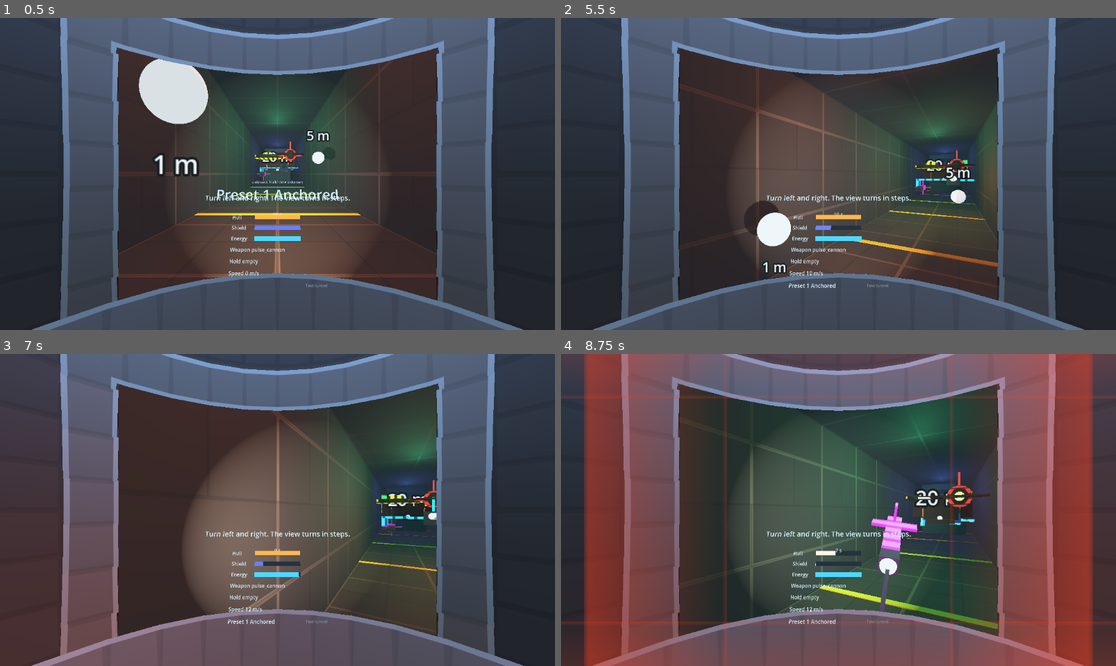
Above: before the commit, frames 1-4 (two rows, left to right).
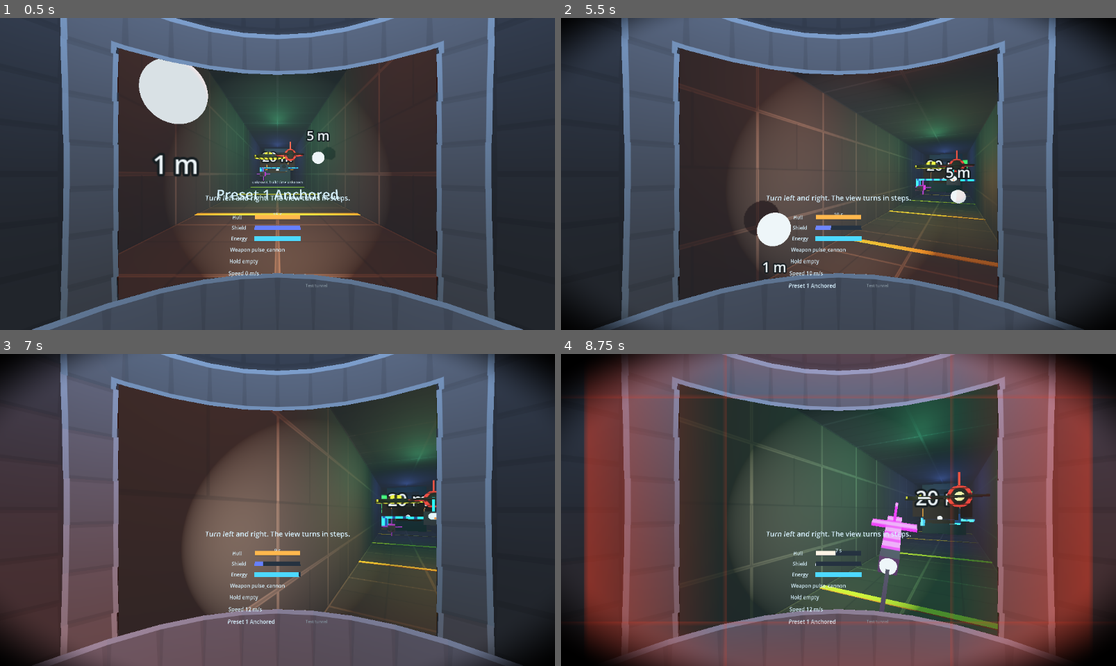
Above: after the commit, the same moments.

Repository: noless-zz/meltdown
Game: Godot game, scene res://main.tscn
Same seed, same stepped clock (60 frames per second), same inputs: the game is played once before the commit and once after it.
Inputs (mouse positions are in pixels of both pictures, inside the frame that each line leads up to):
- Up to frame 1 (0.5 s): no input
- Up to frame 2 (5.5 s): tap Enter at 0.5, 0.6 s; move the mouse to (960, 158) at 0.52 s; hold D 0.53-1.25 s; click (960, 158) at 0.67 s; tap Space at 0.77, 1.25, 3.77 s; drag from (727, 189) to (810, 236) at 1.27 s; move the mouse to (894, 105) at 2.02 s; hold D 2.03-2.75 s; tap R at 2.1 s; drag from (810, 236) to (672, 127) at 2.77 s; move the mouse to (1005, 220) at 3.52 s; hold Left 3.53-4.25 s; tap Shift at 3.6 s; drag from (672, 127) to (755, 96) at 4.27 s; move the mouse to (866, 174) at 5.02 s; hold S from 5.03 s (still down); tap Tab at 5.1 s; click (866, 174) at 5.17 s
- Up to frame 3 (7 s): release S at 5.75 s; drag from (194, 432) to (166, 525) at 5.77 s; move the mouse to (399, 494) at 6.52 s; hold W from 6.53 s (still down); tap G at 6.6 s; tap Space at 6.77 s
- Up to frame 4 (8.75 s): release W at 7.25 s; drag from (727, 525) to (810, 572) at 7.27 s; move the mouse to (894, 441) at 8.02 s; hold S from 8.03 s (still down); tap Enter at 8.1 s

Frame 1 is identical in both runs. In frame 2, 3.0% of the frame differs, in the area x 0-100%, y 0-100%; in frame 3, 4.2%; in frame 4, 11%.

Commit message:
Wire the comfort vignette into the game (#931)
ComfortVignette.strength and the Vignette node existed but nothing called
them, so every G1 session flew without a vignette. The owner wants to test
it in the headset (#850).

VignetteWiring reads the preset and the shown motion each frame, counts a
snapped tick as no rotation (a snap is shown at once, not as a turn), and
eases the strength with a time constant from vignette_feel.json so it never
jumps to full in one frame. It only copies numbers from the session and
writes nothing but the vignette's strength (ARC-3, CMF-6).

Co-Authored-By: Claude Opus 5.5 <noreply@anthropic.com>
Claude-Session: https://claude.ai/code/session_01Hhhk41dmTEq8UJtjXWUF2f

Diff:
--- a/game/main.gd
+++ b/game/main.gd
@@ -20,8 +20,7 @@
 var keyboard: KeyboardSampler = KeyboardSampler.new()
 var controllers: ControllerSampler = null  # Built from the rig's hands in `_ready`.
 var scheme: ControlSchemeSwitch = ControlSchemeSwitch.from_launch()  # --controls=gripped (#739).
-## The comfort preset, its filter and switch, and the one-tick bookkeeping.
-## It only changes the input this player sends, never ship state (CMF-6, ARC-3).
+## Comfort preset, filter, switch and one-tick bookkeeping: input only, never ship state (CMF-6, ARC-3).
 var comfort: ComfortWiring = ComfortWiring.new(input_source, mapping)
 
 var _session_begun: bool = false
@@ -37,8 +36,7 @@
 var status_panel: StatusPanel = null  # Under the rig, added by `attach_status_panel` (#146).
 var build_info: BuildInfo = BuildInfo.load_from(BuildInfo.DEFAULT_PATH)  # On the panel; unknown in an editor.
 var boost_haptics: BoostHaptics = BoostHaptics.new()  # Logs the afterburner, pulses the hand (#170).
-## The bolts, robots, shield and hull, shown from session copies (#189, #228, MP-2).
-var combat: CombatWiring = CombatWiring.new()
+var combat: CombatWiring = CombatWiring.new()  # Bolts, robots, shield, hull from session copies (#189, #228, MP-2).
 var map: MapWiring = MapWiring.new()  # Hologram map in the hand, filled in as the ship explores (#339).
 var meltdown: MeltdownWiring = MeltdownWiring.new()  # Reactor, countdown and outcome row (#359, RUN-2).
 ## When the slot label says to fly through a part to pick it up (#606, #600).
@@ -51,6 +49,7 @@
 var level_start: LevelStart = LevelStart.new()
 var flight_test: FlightTestWiring = FlightTestWiring.new()  # First-launch flight test, CMF-4 (#715).
 var break_prompt: BreakPromptWiring = BreakPromptWiring.new()  # Take-a-break prompt, CMF-10 (#716).
+var vignette: VignetteWiring = VignetteWiring.new()  # Comfort vignette from the shown motion, CMF-1 (#931).
 var dev_menu: DevMenuWiring = DevMenuWiring.new(scheme, mapping, comfort, break_prompt, refresh_rate, foveation)  # #763, #852, #871.
 
 
@@ -167,6 +166,7 @@
 		fade_overlay.set_alpha(maxf(maxf(reset_hold.alpha, destroyed.fade_alpha()), dev_menu.alpha))
 	boost_haptics.update(session.current_ship().afterburner_active, mapping, _xr_running)  # #146, #170.
 	place_rig()
+	vignette.update(comfort, session, delta_seconds, get_node_or_null("XRRig"))  # View only (ARC-3).
 	flight_test.update(delta_seconds, session.paused)
 	break_prompt.update(delta_seconds, BreakPromptWiring.is_flying(session, flight_test, destroyed), _xr_running)
 	combat.update(session, get_node_or_null("XRRig/Camera") as Node3D, status_panel, delta_seconds)
--- /dev/null
+++ b/game/tests/test_vignette_wiring.gd
@@ -0,0 +1,207 @@
+extends RefCounted
+
+## The comfort vignette wired into the game (CMF-1, CMF-2, CMF-3, #931): its
+## strength follows the active preset's row from the motion as shown, a snap
+## adds nothing, it eases with the time constant in `vignette_feel.json`,
+## preset 4 never shows it, and it writes nothing but the vignette (ARC-3).
+
+const FRAME: float = 1.0 / 90.0
+const SNAP_DEG: float = 30.0
+
+
+static func _main(preset_number: int) -> Node:
+	var main: Node = (load("res://main.tscn") as PackedScene).instantiate()
+	main.call("set_comfort_preset", preset_number)
+	return main
+
+
+static func _values(right_stick: Vector2 = Vector2.ZERO, left_stick: Vector2 = Vector2.ZERO) -> Dictionary:
+	var values: Dictionary = ControllerSampler.idle_values()
+	values["right_stick"] = right_stick
+	values["left_stick"] = left_stick
+	return values
+
+
+static func _frame(main: Node, values: Dictionary, delta: float = FRAME) -> void:
+	main.call("apply_controls", values)
+	main.call("advance_frame", delta)
+
+
+static func _node(main: Node) -> Vignette:
+	return main.get_node("XRRig/Camera/Vignette") as Vignette
+
+
+static func _ship(degrees_yaw: float, speed: float) -> ShipState:
+	var ship: ShipState = ShipState.new()
+	ship.orientation = Basis(Vector3.UP, deg_to_rad(degrees_yaw))
+	ship.velocity = Vector3(0.0, 0.0, -speed)
+	return ship
+
+
+func test_the_shipped_feel_file_loads_with_0_15_seconds() -> String:
+	var feel: VignetteFeel = VignetteFeel.load_file()
+	if feel.error != "":
+		return feel.error
+	if not is_equal_approx(feel.smooth_seconds, 0.15):
+		return "smooth_seconds is %s" % feel.smooth_seconds
+	return ""
+
+
+func test_a_bad_feel_file_is_rejected_by_name() -> String:
+	var cases: Dictionary[String, String] = {
+		"{\"smooth_seconds\": 0}": "smooth_seconds",
+		"{\"smooth_seconds\": true}": "smooth_seconds",
+		"{}": "smooth_seconds",
+		"{\"smooth_seconds\": 0.15, \"fade\": 1}": "fade",
+		"[1]": "object",
+	}
+	for text: String in cases:
+		var feel: VignetteFeel = VignetteFeel.parse_json(text)
+		if feel.error == "" or not feel.error.contains(cases[text]):
+			return "%s gave '%s'" % [text, feel.error]
+	if VignetteWiring.load_feel("res://no_such_vignette_feel.json").smooth_seconds != 0.15:
+		return "a missing file did not fall back to the defaults"
+	return ""
+
+
+func test_a_snap_tick_adds_nothing_while_hovering() -> String:
+	var wiring: VignetteWiring = VignetteWiring.new()
+	var preset: ComfortPreset = ComfortPresetFiles.load_number(1)
+	for i: int in 10:
+		wiring.advance(preset, _ship(0.0, 0.0), _ship(SNAP_DEG, 0.0), 0.5, true, false, FRAME)
+	if wiring.shown != 0.0 or wiring.target != 0.0:
+		return "a 30 degree snap gave target %s, shown %s" % [wiring.target, wiring.shown]
+	# The same turn flown smoothly in one tick is a fast rotation and does count.
+	wiring.advance(preset, _ship(0.0, 0.0), _ship(SNAP_DEG, 0.0), 0.5, false, false, FRAME)
+	if wiring.target <= 0.0:
+		return "an unsnapped 30 degree tick gave no target"
+	return ""
+
+
+func test_preset_one_snap_yaw_in_the_game_never_darkens_the_view() -> String:
+	var main: Node = _main(1)
+	var session: LocalSession = main.get("session")
+	var start: Basis = session.current_ship().orientation
+	var snapped: bool = false
+	for i: int in 30:
+		_frame(main, _values(Vector2(1.0, 0.0) if i < 6 else Vector2.ZERO))
+		snapped = snapped or (main.get("comfort") as ComfortWiring).latest_tick_snapped
+		var shown: float = (main.get("vignette") as VignetteWiring).shown
+		if shown != 0.0 or _node(main).get_strength() != 0.0 or _node(main).visible:
+			main.free()
+			return "frame %d: the vignette showed %s on a preset 1 snap" % [i, shown]
+	var turned: float = rad_to_deg(start.get_rotation_quaternion().angle_to(
+		session.current_ship().orientation.get_rotation_quaternion()))
+	main.free()
+	if not snapped or not is_equal_approx(snappedf(turned, 0.5), SNAP_DEG):
+		return "no 30 degree snap flew (snapped %s, turned %s)" % [snapped, turned]
+	return ""
+
+
+func test_flying_forward_on_preset_one_shows_the_vignette_on_its_node() -> String:
+	var main: Node = _main(1)
+	for i: int in 90:
+		_frame(main, _values(Vector2.ZERO, Vector2(0.0, 1.0)))
+	var wiring: VignetteWiring = main.get("vignette")
+	var shown: float = wiring.shown
+	var on_node: float = _node(main).get_strength()
+	var visible: bool = _node(main).visible
+	main.free()
+	if shown <= 0.0 or not is_equal_approx(on_node, shown) or not visible:
+		return "flying forward showed %s, node %s, visible %s" % [shown, on_node, visible]
+	return ""
+
+
+func test_the_strength_eases_with_the_fed_clock() -> String:
+	var wiring: VignetteWiring = VignetteWiring.new()
+	var preset: ComfortPreset = ComfortPresetFiles.load_number(1)
+	var moving: ShipState = _ship(0.0, ComfortVignette.MOTION_FULL_M_PER_S)
+	wiring.advance(preset, moving, moving, 0.5, false, false, 1.0 / 72.0)
+	var full: float = preset.vignette_strength
+	if not is_equal_approx(wiring.target, full):
+		return "full speed asked for %s, not %s" % [wiring.target, full]
+	var expected: float = full * (1.0 - exp(-(1.0 / 72.0) / 0.15))
+	if not is_equal_approx(wiring.shown, expected) or wiring.shown > full * 0.2:
+		return "one 72 Hz frame showed %s, expected %s" % [wiring.shown, expected]
+	for i: int in 72:
+		wiring.advance(preset, moving, moving, 0.5, false, false, 1.0 / 72.0)
+	if absf(wiring.shown - full) > 0.01:
+		return "after a second it showed %s of %s" % [wiring.shown, full]
+	for i: int in 72:
+		wiring.advance(preset, moving, moving, 0.5, false, true, 1.0 / 72.0)
+	if wiring.shown > 0.01:
+		return "a paused second still showed %s" % wiring.shown
+	return ""
+
+
+func test_preset_four_never_shows_and_drops_to_zero_at_once() -> String:
+	var wiring: VignetteWiring = VignetteWiring.new()
+	var fast: ShipState = _ship(0.0, 30.0)
+	var turned: ShipState = _ship(5.0, 30.0)
+	for i: int in 60:
+		wiring.advance(ComfortPresetFiles.load_number(1), fast, turned, 0.5, false, false, FRAME)
+	if wiring.shown <= 0.5:
+		return "preset 1 at speed showed only %s" % wiring.shown
+	wiring.advance(ComfortPresetFiles.load_number(4), fast, turned, 0.5, false, false, FRAME)
+	if wiring.shown != 0.0:
+		return "preset 4 kept %s for a frame" % wiring.shown
+	for i: int in 60:
+		wiring.advance(ComfortPresetFiles.load_number(4), fast, turned, 0.5, false, false, FRAME)
+		if wiring.shown != 0.0:
+			return "preset 4 showed %s" % wiring.shown
+	return ""
+
+
+func test_a_preset_change_takes_the_new_row_from_the_next_frame() -> String:
+	var main: Node = _main(1)
+	var comfort: ComfortWiring = main.get("comfort")
+	var session: LocalSession = main.get("session")
+	var wiring: VignetteWiring = main.get("vignette")
+	for i: int in 30:
+		_frame(main, _values(Vector2.ZERO, Vector2(0.0, 1.0)))
+	main.call("set_comfort_preset", 3)
+	_frame(main, _values(Vector2.ZERO, Vector2(0.0, 1.0)))
+	var expected: float = ComfortVignette.strength(comfort.preset,
+		VignetteWiring.shown_turn_rate(session.previous_ship(), session.current_ship(), comfort.latest_tick_snapped),
+		VignetteWiring.shown_speed(session.previous_ship(), session.current_ship(), session.interpolation_fraction))
+	var target: float = wiring.target
+	main.free()
+	if not is_equal_approx(target, expected):
+		return "after the change the target was %s, preset 3's row gives %s" % [target, expected]
+	return ""
+
+
+func test_custom_mode_uses_its_own_row() -> String:
+	var comfort: ComfortWiring = ComfortWiring.new(LatestInputSource.new(), ThumbstickMapping.new())
+	var custom: ComfortPreset = ComfortPresetFiles.load_number(1).duplicate() as ComfortPreset
+	custom.vignette_strength = 0.3
+	comfort.preset = custom
+	var session: LocalSession = LevelStart.tunnel_session(LatestInputSource.new())
+	session.current_ship().velocity = Vector3(0.0, 0.0, -ComfortVignette.MOTION_FULL_M_PER_S)
+	session.previous_ship().velocity = session.current_ship().velocity
+	var wiring: VignetteWiring = VignetteWiring.new()
+	wiring.update(comfort, session, FRAME, null)
+	if not is_equal_approx(wiring.target, 0.3):
+		return "the custom row asked for %s, not 0.3" % wiring.target
+	return ""
+
+
+func test_the_vignette_writes_no_ship_state() -> String:
+	var flown: Array[int] = []
+	for with_vignette: bool in [false, true]:
+		var main: Node = _main(1)
+		if not with_vignette:
+			main.set("vignette", null)
+		var session: LocalSession = main.get("session")
+		for i: int in 120:
+			var values: Dictionary = _values(Vector2(0.6, 0.3), Vector2(0.2, 1.0))
+			main.call("apply_controls", values)
+			session.advance(FRAME)
+			var wiring: VignetteWiring = main.get("vignette")
+			if wiring != null:
+				wiring.update(main.get("comfort"), session, FRAME, main.get_node("XRRig"))
+		flown.append(session.sim.state_hash())
+		main.free()
+	if flown[0] != flown[1]:
+		return "the ship flew to %d without the vignette and %d with it" % [flown[0], flown[1]]
+	return ""
--- /dev/null
+++ b/game/vignette_wiring.gd
@@ -0,0 +1,84 @@
+class_name VignetteWiring
+extends RefCounted
+
+## Drives the comfort vignette from the ship's motion as shown (CMF-1, #931):
+## each frame the active preset's vignette row (`ComfortVignette.strength`)
+## gives a target, `VignetteFeel` eases the shown strength towards it, and the
+## `Vignette` node under the camera displays it.
+##
+## Kept beside `main.gd` because it reads the session's two latest ship states;
+## it only copies numbers out of them and writes nothing but the vignette's
+## strength, so it never changes simulation state (ARC-3, CMF-6) and never
+## moves the view (CMF-8).
+##
+## A snap turn is shown at once (CMF-3), so the tick that flew it is not
+## motion the eye follows: its rotation counts as none, and a preset 1 snap
+## never darkens the view.
+
+const NODE_PATH: NodePath = ^"Camera/Vignette"
+
+## The easing; a rejected file is printed once and the defaults are used, so
+## the vignette stays on rather than off.
+var feel: VignetteFeel = load_feel(VignetteFeel.DEFAULT_FILE)
+## The strength shown now, 0..1.
+var shown: float = 0.0
+## The strength the active preset asked for this frame, 0..1; for tests.
+var target: float = 0.0
+
+
+## Reads the feel file at `path`; a rejected one is printed and replaced by defaults.
+static func load_feel(path: String) -> VignetteFeel:
+	var loaded: VignetteFeel = VignetteFeel.load_file(path)
+	if loaded.error != "":
+		print("Meltdown: vignette feel uses defaults: %s" % loaded.error)
+		return VignetteFeel.new()
+	return loaded
+
+
+## True when `preset` never shows a vignette (preset 4, CMF-2). Such a preset
+## drops the shown strength to 0 at once instead of fading it out.
+static func is_off(preset: ComfortPreset) -> bool:
+	return preset == null or preset.vignette_trigger == ComfortPreset.VignetteTrigger.NEVER \
+			or preset.vignette_strength <= 0.0
+
+
+## The turn rate of the view, radians per second, while it is shown between
+## `previous` and `current`: the rotation of that one tick, or none when the
+## tick was a snap, which is shown at once rather than as a turn.
+static func shown_turn_rate(previous: ShipState, current: ShipState, snapped: bool) -> float:
+	if snapped:
+		return 0.0
+	var from: Quaternion = previous.orientation.orthonormalized().get_rotation_quaternion()
+	var to: Quaternion = current.orientation.orthonormalized().get_rotation_quaternion()
+	return from.angle_to(to) / ShipState.TICK_DT
+
+
+## The ship's speed as shown, metres per second: interpolated between the two
+## ticks `fraction` of the way, like the pose the rig follows.
+static func shown_speed(previous: ShipState, current: ShipState, fraction: float) -> float:
+	return lerpf(previous.velocity.length(), current.velocity.length(), clampf(fraction, 0.0, 1.0))
+
+
+## Moves the shown strength on by one frame of `delta` seconds and returns it.
+## A paused session shows no motion, so its vignette eases away.
+func advance(preset: ComfortPreset, previous: ShipState, current: ShipState, fraction: float,
+		snapped: bool, paused: bool, delta: float) -> float:
+	if is_off(preset):
+		target = 0.0
+		shown = 0.0
+		return shown
+	target = 0.0 if paused else ComfortVignette.strength(preset,
+		shown_turn_rate(previous, current, snapped), shown_speed(previous, current, fraction))
+	shown = clampf(feel.step(shown, target, delta), 0.0, 1.0)
+	return shown
+
+
+## The frame's hook in `main.gd`, after the rig is placed: the active preset
+## (custom mode included) from `comfort`, copies of the ship from `session`,
+## and the strength handed to the vignette under `rig`'s camera.
+func update(comfort: ComfortWiring, session: LocalSession, delta: float, rig: Node) -> void:
+	advance(comfort.preset, session.previous_ship(), session.current_ship(), session.interpolation_fraction,
+		comfort.latest_tick_snapped, session.paused, delta)
+	var node: Vignette = rig.get_node_or_null(NODE_PATH) as Vignette if rig != null else null
+	if node != null:
+		node.set_strength(shown)
--- /dev/null
+++ b/game/xr/vignette_feel.gd
@@ -0,0 +1,83 @@
+class_name VignetteFeel
+extends RefCounted
+
+## How the comfort vignette eases towards the strength the comfort table asks
+## for (CMF-1, #931). `ComfortVignette.strength` answers from one frame's
+## motion, which steps whenever a tick lands; shown raw it would flicker and
+## could go from nothing to full in one frame. This eases it with a time
+## constant instead.
+##
+## View only: it turns one number into another and never reads input or ship
+## state (ARC-3, CMF-6). The time constant is a guess for the headset session
+## and lives in `res://xr/vignette_feel.json` so the owner can tune it.
+
+const DEFAULT_FILE: String = "res://xr/vignette_feel.json"
+
+## Seconds for the shown strength to cover about 63% of the way to the asked
+## strength, 0.01..2.
+var smooth_seconds: float = 0.15
+
+## Every key of the data file, with the same name as the field it sets.
+const KEYS: Array[String] = ["smooth_seconds"]
+
+## Allowed range of each key, inclusive: [minimum, maximum].
+const RANGES: Dictionary[String, Array] = {
+	"smooth_seconds": [0.01, 2.0],
+}
+
+## Set when the text was rejected; empty otherwise.
+var error: String = ""
+
+
+## The strength shown after `delta` seconds of easing from `shown` towards
+## `target`. Exponential, so a frame at any refresh rate covers the same share
+## of the way per second, and it never overshoots.
+func step(shown: float, target: float, delta: float) -> float:
+	if delta <= 0.0:
+		return shown
+	return lerpf(shown, target, 1.0 - exp(-delta / smooth_seconds))
+
+
+## Parses a vignette-feel data file: one JSON object holding every key in
+## `KEYS` as a number in its range, and nothing else. On failure the returned
+## feel has `error` set, naming the field, and the default values.
+static func parse_json(text: String) -> VignetteFeel:
+	var json: JSON = JSON.new()
+	if json.parse(text) != OK:
+		return _rejected("invalid JSON at line %d: %s" % [json.get_error_line(), json.get_error_message()])
+	if typeof(json.data) != TYPE_DICTIONARY:
+		return _rejected("top level must be a JSON object")
+	var data: Dictionary = json.data
+	for key: Variant in data:
+		if typeof(key) != TYPE_STRING or not KEYS.has(key):
+			return _rejected("unknown key \"%s\"" % str(key))
+	var feel: VignetteFeel = VignetteFeel.new()
+	for key: String in KEYS:
+		if not data.has(key):
+			return _rejected("missing key \"%s\"" % key)
+		var value: Variant = data[key]
+		# A bool must not pass as 0 or 1.
+		if typeof(value) != TYPE_FLOAT and typeof(value) != TYPE_INT:
+			return _rejected("key \"%s\" must be a number" % key)
+		var low: float = RANGES[key][0]
+		var high: float = RANGES[key][1]
+		if float(value) < low or float(value) > high:
+			return _rejected("key \"%s\" is %s, must be within %s..%s" % [key, value, low, high])
+		feel.set(key, float(value))
+	return feel
+
+
+## Reads and parses the file at `path`. A missing file is rejected like bad text.
+static func load_file(path: String = DEFAULT_FILE) -> VignetteFeel:
+	if not FileAccess.file_exists(path):
+		return _rejected("file %s not found" % path)
+	var feel: VignetteFeel = parse_json(FileAccess.get_file_as_string(path))
+	if feel.error != "":
+		feel.error = "%s: %s" % [path, feel.error]
+	return feel
+
+
+static func _rejected(message: String) -> VignetteFeel:
+	var feel: VignetteFeel = VignetteFeel.new()
+	feel.error = message
+	return feel
--- /dev/null
+++ b/game/xr/vignette_feel.json
@@ -0,0 +1,3 @@
+{
+	"smooth_seconds": 0.15
+}
Not shown, added: game/tests/test_vignette_wiring.gd.uid
Not shown, added: game/vignette_wiring.gd.uid
Not shown, added: game/xr/vignette_feel.gd.uid
Not shown, added: docs/devlog/2026-11-21-1613-builder-issue-931.md
